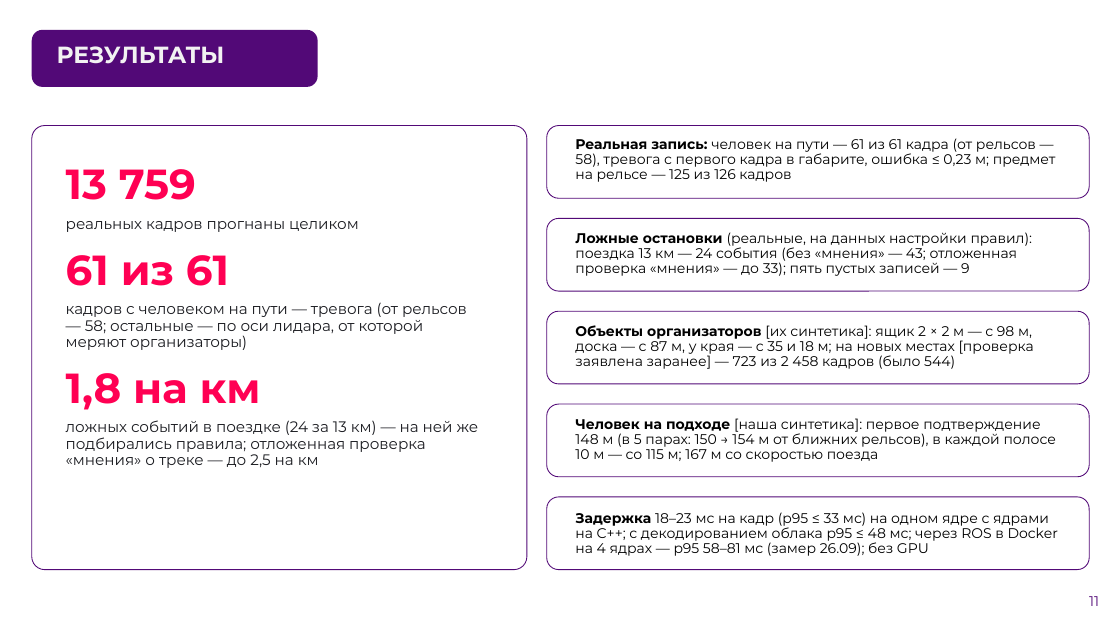
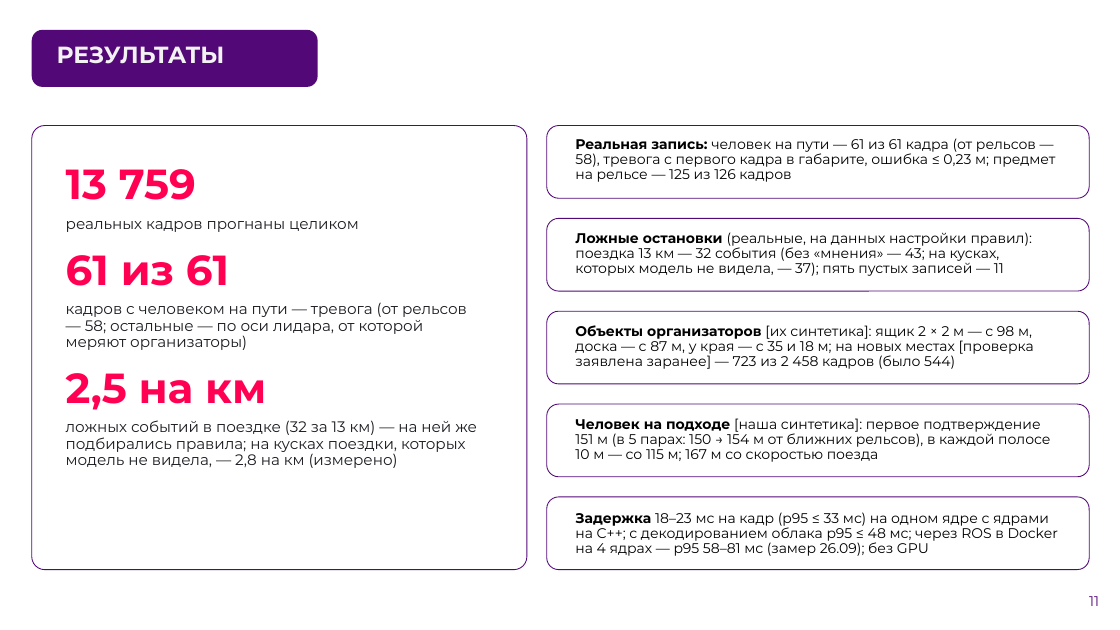
Before and after one commit to pmixay/ReSense, a slide deck: slide 11 of docs/presentation/ReSense_LCT2026.pptx. Drawn at 1120x630 pixels with LibreOffice and Linux fonts; fonts in the diff are those of the drawing; background and template pictures are left out. Boxes give left, top, right and bottom in pixels: in the first picture for what was removed or moved away, otherwise in the second. Text is boxed around its words. In the diff, an @@ line names an element or a change of style, - is before the commit and + after.

```diff
--- a/docs/presentation/ReSense_LCT2026.pptx
+++ b/docs/presentation/ReSense_LCT2026.pptx
@@ text at (575, 232, 1033, 276): text changed @@
-Ложные остановки (реальные, на данных настройки правил): поездка 13 км — 24 события (без «мнения» — 43; отложенная проверка «мнения» — до 33); пять пустых записей — 9
+Ложные остановки (реальные, на данных настройки правил): поездка 13 км — 32 события (без «мнения» — 43; на кусках, которых модель не видела, — 37); пять пустых записей — 11
@@ text at (66, 373, 477, 468): text changed @@
-1,8 на км
-ложных событий в поездке (24 за 13 км) — на ней же подбирались правила; отложенная проверка «мнения» о треке — до 2,5 на км
+2,5 на км
+ложных событий в поездке (32 за 13 км) — на ней же подбирались правила; на кусках поездки, которых модель не видела, — 2,8 на км (измерено)
@@ text at (575, 418, 1050, 462): text changed @@
-Человек на подходе [наша синтетика]: первое подтверждение 148 м (в 5 парах: 150 → 154 м от ближних рельсов), в каждой полосе 10 м — со 115 м; 167 м со скоростью поезда
+Человек на подходе [наша синтетика]: первое подтверждение 151 м (в 5 парах: 150 → 154 м от ближних рельсов), в каждой полосе 10 м — со 115 м; 167 м со скоростью поезда
```
Also in this commit, not shown: 6 other slides changed, 31 other files.
